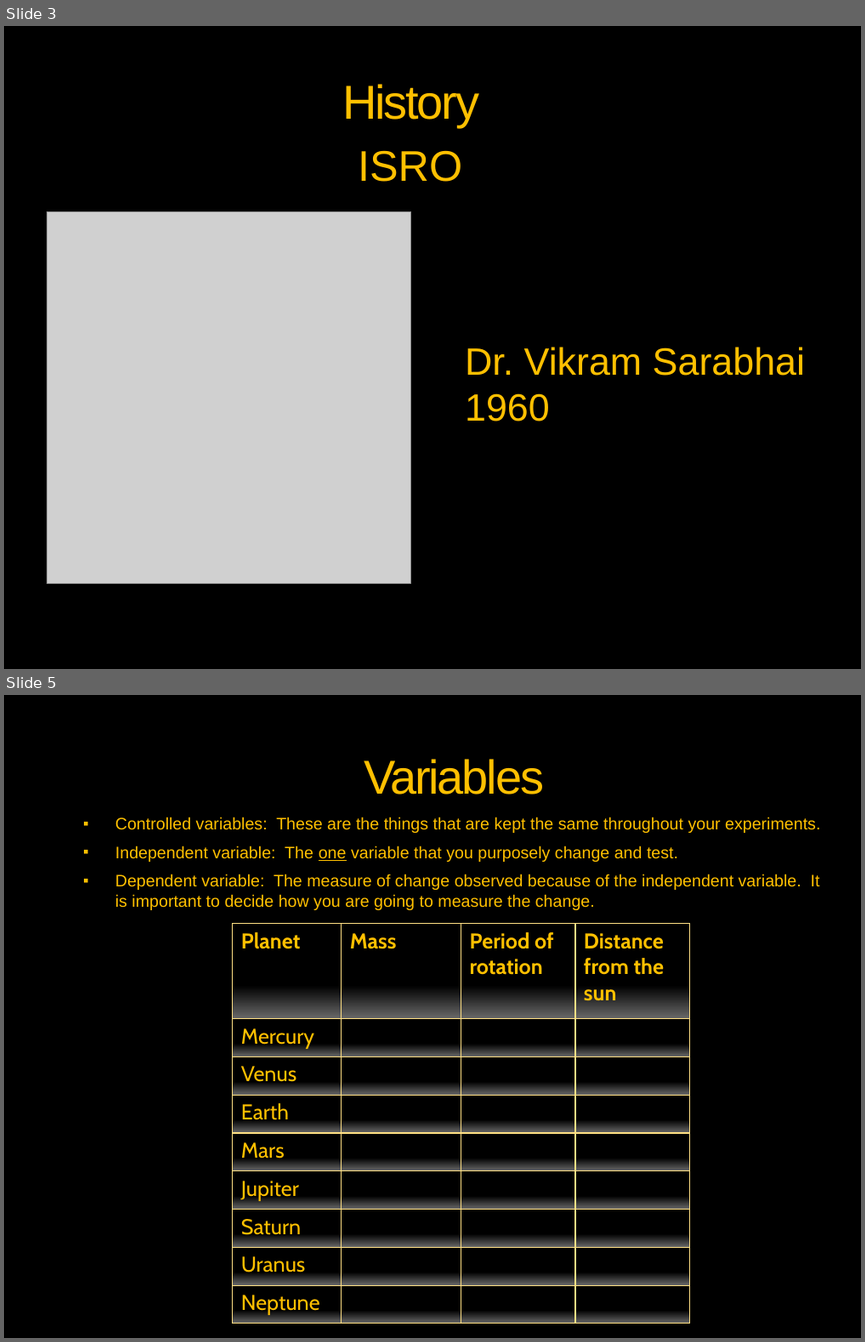
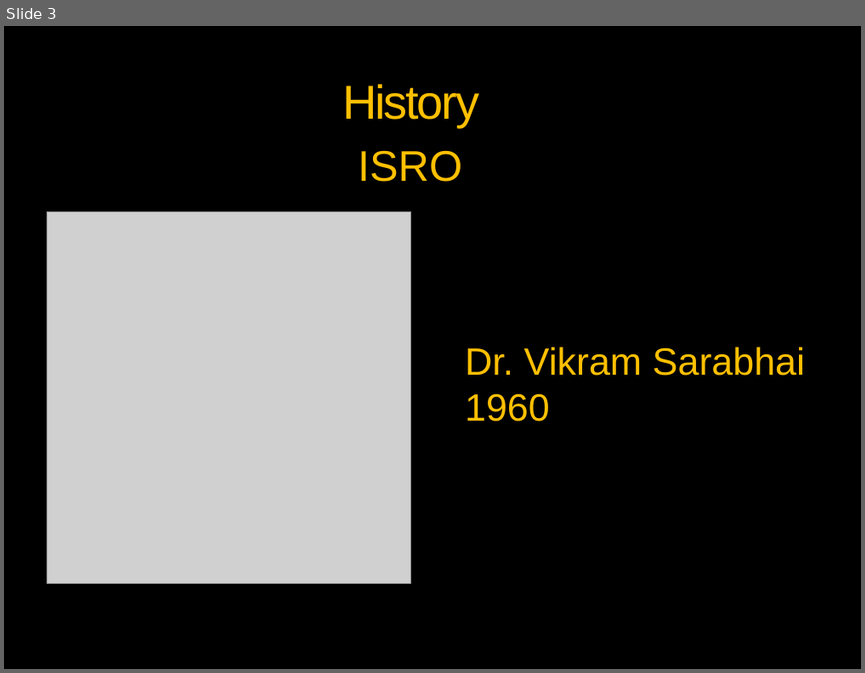
Before and after one commit to vickaas13/tedx, a slide deck: MOM- Taking India to MARS.pptx. Shown one above the other, each under a label of ours: slides 3 and 5 before the commit, slide 3 after it; the slides between them are not shown. The pictures are 865x1342 and 865x673 pixels, drawn with LibreOffice and Linux fonts; fonts in the diff are those of the drawing; grey boxes stand for pictures; background and template pictures are left out. Boxes give left, top, right and bottom in pixels: in the first picture for what was removed or moved away, otherwise in the second. Text is boxed around its words. In the diff, an @@ line names an element or a change of style, - is before the commit and + after.

```diff
--- a/MOM- Taking India to MARS.pptx
+++ b/MOM- Taking India to MARS.pptx
@@ slide 5 removed at [4, 695, 861, 1338], background picture (left out); not listed: 3 template elements that a slide beside it also shows @@
@@ title removed at [364, 759, 544, 794] @@
-Variables
@@ text removed at [115, 817, 820, 910] @@
-▪ Controlled variables: These are the things that are kept the same throughout your experiments.
-▪ Independent variable: The one variable that you purposely change and test.
-▪ Dependent variable: The measure of change observed because of the independent variable. It is important to decide how you are going to measure the change.
@@ table removed at [233, 924, 689, 1324], 9 rows, 4 columns @@
-Planet | Mass | Period of rotation | Distance from the sun
-Mercury |  |  | 
-Venus |  |  | 
-Earth |  |  | 
-Mars |  |  | 
-Jupiter |  |  | 
-Saturn |  |  | 
-Uranus |  |  | 
-Neptune |  |  | 
```
Also in this commit, not shown: 1 slide changed, 4 slides added, 2 other slides removed, 1 other file.
